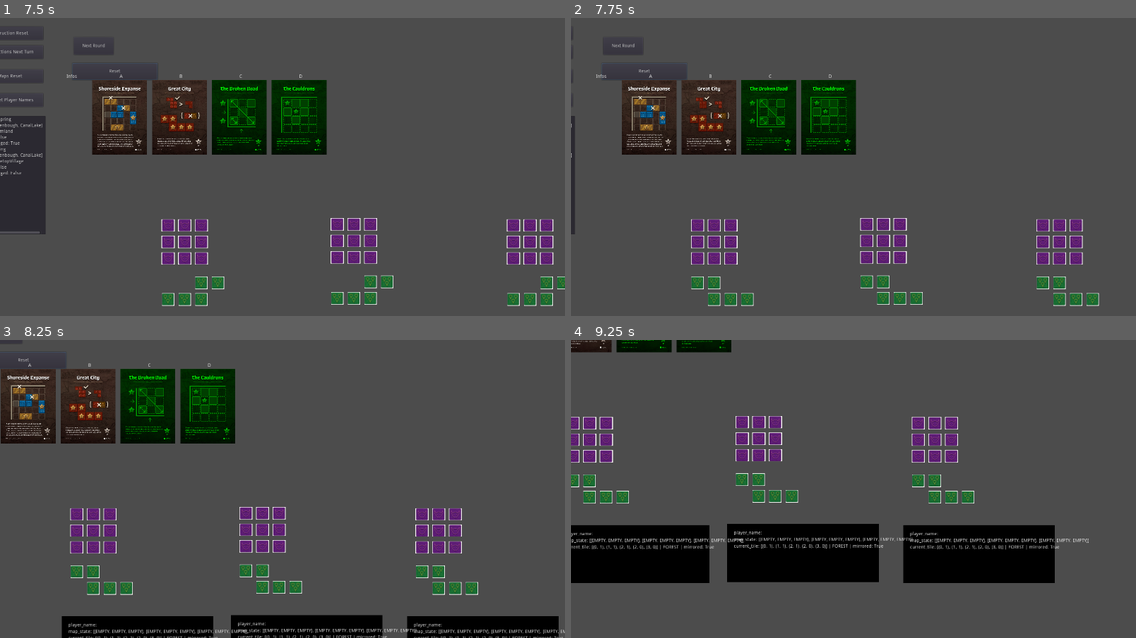
Above: before the commit, frames 1-4 (two rows, left to right).
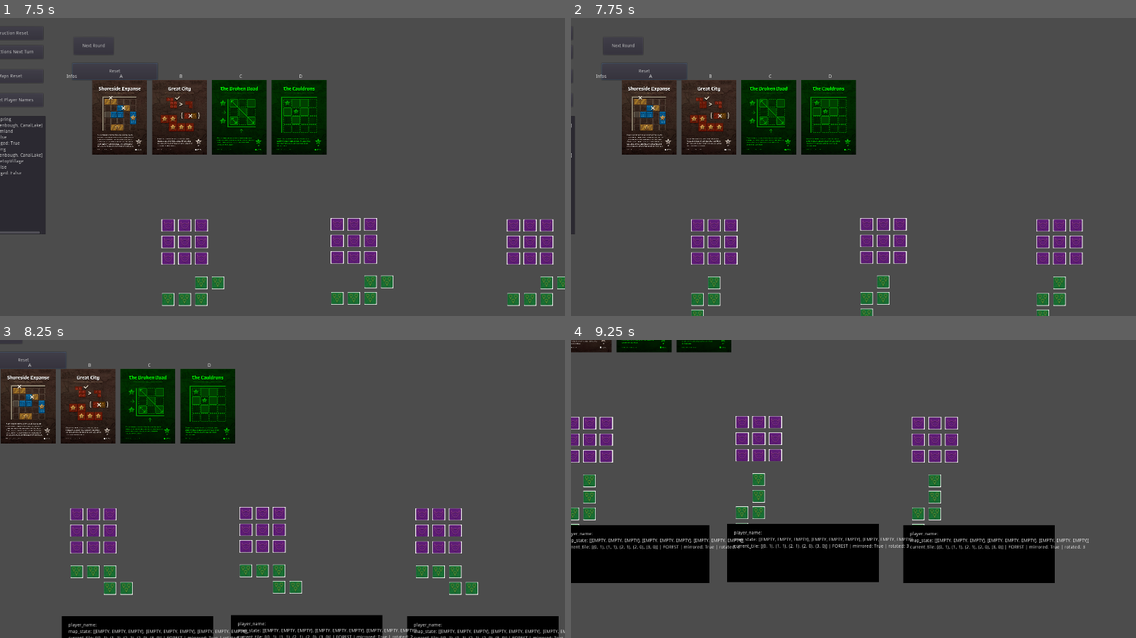
Above: after the commit, the same moments.

Repository: gilde-der-nacht/game-jam-2022
Game: Godot game, scene res://Board.tscn
Same seed, same stepped clock (60 frames per second), same inputs: the game is played once before the commit and once after it.
Inputs (mouse positions are in pixels of both pictures, inside the frame that each line leads up to):
- Up to frame 1 (7.5 s): click (45, 175) at 0.52 s; type "12" at 0.6 s; click "Instructions Next Turn" at 1.25 s; click "Instructions Next Turn" at 2 s; click "Next Round" at 2.75 s; click "Next Round" at 3.5 s; click "Map Set Player Names" at 4.25 s; click "Instruction Reset" at 5 s; click "Maps Reset" at 5.75 s; click "Reset" at 6.5 s; move the mouse to (548, 226) at 7.27 s; hold Right (ui_right) from 7.28 s (still down); hold M (mirror_tile) from 7.28 s (still down); click (548, 226) at 7.42 s
- Up to frame 2 (7.75 s): keep holding Right (ui_right); keep holding M (mirror_tile); tap R (rotate_tile, bound only after the commit) at 7.55 s
- Up to frame 3 (8.25 s): move the mouse to (446, 548) at 8.02 s; release Right (ui_right) at 8.03 s; release M (mirror_tile) at 8.03 s; hold Down (ui_down) from 8.03 s (still down); tap R (rotate_tile, bound only after the commit) at 8.1 s; click (446, 548) at 8.17 s
- Up to frame 4 (9.25 s): tap M (mirror_tile) at 8.3 s; move the mouse to (1011, 432) at 8.77 s; release Down (ui_down) at 8.78 s; hold Right (ui_right) from 8.78 s (still down); hold M (mirror_tile) from 8.78 s (still down); click (1011, 432) at 8.92 s; tap R (rotate_tile, bound only after the commit) at 9.05 s

Frame 1 is identical in both runs. In frame 2, 1.3% of the frame differs, in the area x 21-94%, y 86-100%; in frame 3, 0.6%; in frame 4, 1.4%, in the area x 0-91%, y 44-71%.

Commit message:
rotate tile

Diff:
--- a/Cartographer/Map/Map.gd
+++ b/Cartographer/Map/Map.gd
@@ -16,6 +16,7 @@
 onready var current_tile_output = get_node("CurrentTile")
 const TILE_SIZE = 50
 var mirrored = true
+var rotated = 0
 
 func _ready():
 	update_ui()
@@ -27,7 +28,7 @@
 func update_ui():
 	player_name_output.set_text("player_name: " + player_name)
 	map_state_output.set_text("map_state: " + String(map_state))
-	current_tile_output.set_text("current_tile: " + String(current_tile_form) + " | " + current_tile_kind + " | mirrored: " + String(mirrored))
+	current_tile_output.set_text("current_tile: " + String(current_tile_form) + " | " + current_tile_kind + " | mirrored: " + String(mirrored) + " | rotated: " + String(rotated))
 	draw_map()
 	draw_current_tile(current_tile_form, current_tile_kind)
 
@@ -85,14 +86,15 @@
 func draw_current_tile(form: Array, type: String):
 	delete_children(current_tile_grid_output)
 	var tile = preload("res://Map/Tile.tscn")
-	for e in form:
+	var trans_form = transform_form(form)
+	var corr = get_corr_vec(trans_form)
+	print(trans_form, corr)
+
+	for e in trans_form:
+		var a = absolute_vec(e, corr)
 		var inst = tile.instance()
-		if mirrored:
-			var max_width = get_max_width(form)
-			inst.position.x = (max_width - e.x) * TILE_SIZE
-		else:
-			inst.position.x = e.x * TILE_SIZE
-		inst.position.y = e.y * TILE_SIZE
+		inst.position.x = a.x * TILE_SIZE
+		inst.position.y = a.y * TILE_SIZE
 		draw_tile(inst, type)
 		current_tile_grid_output.add_child(inst)
 
@@ -103,9 +105,24 @@
 			max_width = e.x
 	return max_width
 
+func get_corr_vec(trans_form):
+	var corr_vec = Vector2.ZERO
+	for e in trans_form:
+		if corr_vec.x > e.x:
+			corr_vec.x = e.x
+		if corr_vec.y > e.y:
+			corr_vec.y =e.y
+	return corr_vec
+
 func _input(event: InputEvent) -> void:
 	if Input.is_action_pressed("mirror_tile"):
 		mirrored = !mirrored
+		update_ui()
+	if Input.is_action_pressed("rotate_tile"):
+		if rotated == 3:
+			rotated = 0
+		else:
+			rotated = rotated + 1
 		update_ui()
 
 func on_Tile_mouse_entered(tile):
@@ -122,6 +139,36 @@
 
 func set_current_tile(form, kind):
 	mirrored = false
+	rotated = 0
 	current_tile_form = form
 	current_tile_kind = kind
 	update_ui()
+
+func mirror_vec(v, max_width):
+	var v2 = Vector2(v.x, v.y)
+	if mirrored:
+		v2.x = max_width - v.x
+	return v2
+
+func rotate_vec(v):
+	if rotated == 0:
+		return v
+	if rotated == 1:
+		return v.rotated(deg2rad(90))
+	if rotated == 2:
+		return v.rotated(deg2rad(180))
+	if rotated == 3:
+		return v.rotated(deg2rad(270))
+
+func absolute_vec(v, corr):
+	v.x = v.x - corr.x
+	v.y = v.y - corr.y
+	return v
+
+func transform_form(form):
+	var newForm = []
+	for e in form:
+		var m = mirror_vec(e, get_max_width(form))
+		var r = rotate_vec(m)
+		newForm.append(r)
+	return newForm
--- a/Cartographer/project.godot
+++ b/Cartographer/project.godot
@@ -26,6 +26,11 @@
 "events": [ Object(InputEventKey,"resource_local_to_scene":false,"resource_name":"","device":0,"alt":false,"shift":false,"control":false,"meta":false,"command":false,"pressed":false,"scancode":77,"physical_scancode":0,"unicode":0,"echo":false,"script":null)
  ]
 }
+rotate_tile={
+"deadzone": 0.5,
+"events": [ Object(InputEventKey,"resource_local_to_scene":false,"resource_name":"","device":0,"alt":false,"shift":false,"control":false,"meta":false,"command":false,"pressed":false,"scancode":82,"physical_scancode":0,"unicode":0,"echo":false,"script":null)
+ ]
+}
 
 [physics]
 
